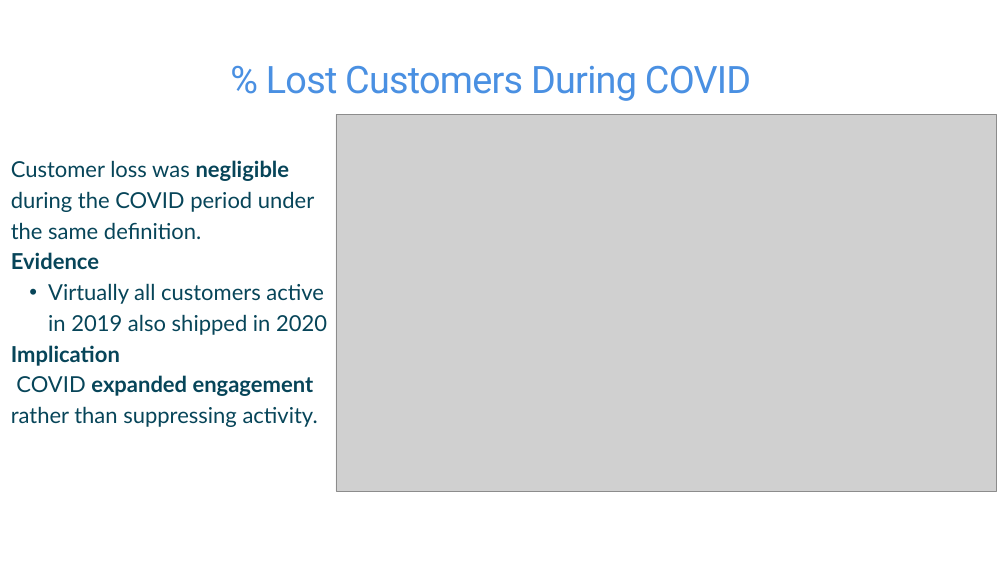
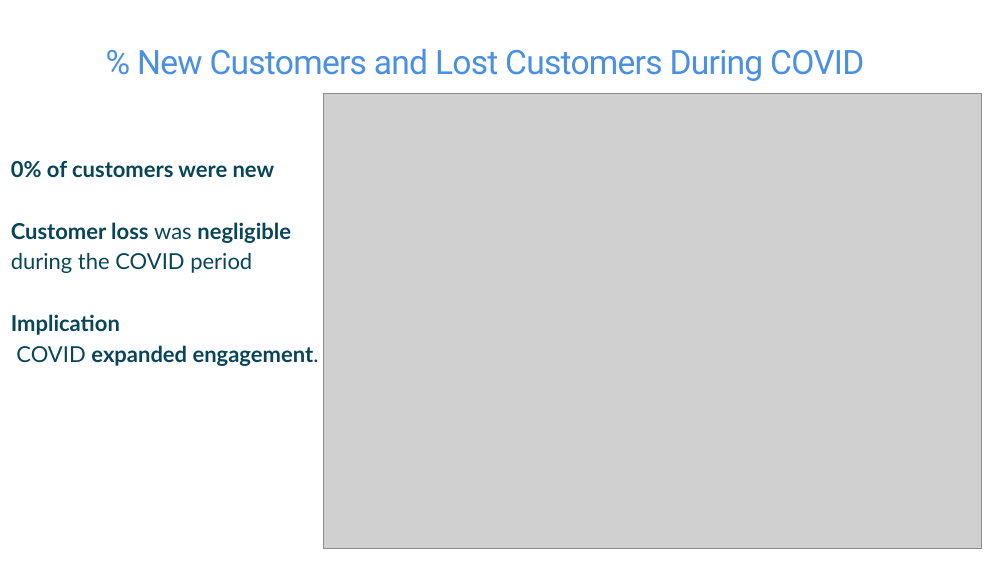
Before and after one commit to John-Adedoyin-001/Data-program-COMP-603_PROJECT-EBOSELE-AND-JOHN, a slide deck: slide 7 of John-Ebose-Project-Presentation--COVID-19-Impact-on-ABC-Company.pptx (slide 9 before the commit). Drawn at 1008x567 pixels with LibreOffice and Linux fonts; fonts in the diff are those of the drawing; grey boxes stand for pictures. Boxes give left, top, right and bottom in pixels: in the first picture for what was removed or moved away, otherwise in the second. Text is boxed around its words. In the diff, an @@ line names an element or a change of style, - is before the commit and + after.

```diff
--- a/John-Ebose-Project-Presentation--COVID-19-Impact-on-ABC-Company.pptx
+++ b/John-Ebose-Project-Presentation--COVID-19-Impact-on-ABC-Company.pptx
@@ text at [137,49,864,81]: text changed; size 54 to 48 pt @@
-% Lost Customers During COVID
+% New Customers and Lost Customers During COVID
@@ picture: place and size @@
-picture at [336,114,996,491]
+picture at [324,93,981,548]
@@ text at [11,161,291,273]: text changed; bold on @@
-Customer loss was negligible during the COVID period under the same definition.
-Evidence
-  • Virtually all customers active in 2019 also shipped in 2020
+0% of customers were new
+Customer loss was negligible during the COVID period
@@ text at [16,345,319,366]: text changed; bold on @@
-COVID expanded engagement rather than suppressing activity.
+COVID expanded engagement.
```
Also in this commit, not shown: 7 other slides changed, 5 slides added, 4 slides removed, 3 other files.
